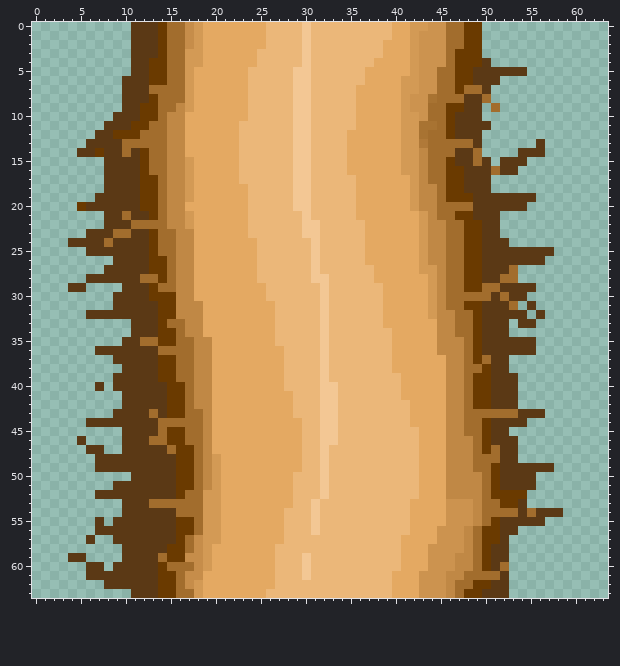
One commit to this pixel-art sprite: Assets/Sprites/root1.png. Above: the version before the commit.
The file is 64x64 pixels. Colours within 5 levels of each other are drawn and written as one.
Once edited:
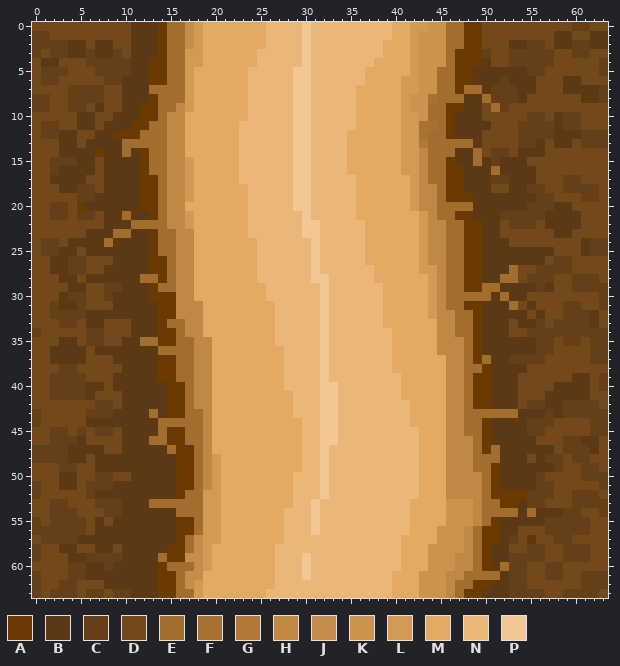
Palette (. is transparent): A #6a3a00  B #5b3915  C #653f17  D #73481b  E #a26d2d  F #a87332  G #b07938  H #c08845  J #c68d4a  K #cc934f  L #d39a55  M #e4a962  N #ebb779  P #f3c794
Author's note on the commit: Add background to roots
Difference:
y 0: x 0..10 ........... -> DDDDDDDDDDD; x 50..63 .............. -> DDDDDDDDDDCCDD
y 1: x 0..10 ........... -> CCDDDDDDDDD; x 50..63 .............. -> DDDDDDDDBBDDBB
y 2: x 0..10 ........... -> CCCCBBDBBDD; x 50..63 .............. -> DDDBBCCDBBCCBB
y 3: x 0..10 ........... -> CDCCBBCBBCD; x 50..63 .............. -> CDDCCCCCDDCCDD
y 4: x 0..10 ........... -> DBBDDDCCCCC; x 51..63 ............. -> DDCCCCCDDDDDC
y 5: x 0..10 ........... -> DCCCDDDCCCC; x 55..63 ......... -> CCDDDDDDC
y 6: x 0..9 .......... -> DCCDDDDDCC; x 52..63 ............ -> CBBBDDDBBDDD
y 7: x 0..9 .......... -> DDDDCCCCDD; x 51..63 ............. -> CCCBBDDDBBBBC
y 8: x 0..9 .......... -> CCDDCCCCDD; x 51..63 ............. -> CCCBDDDDDDBBC
y 9: x 0..9 .......... -> CCDDCCDBDD; x 50 . -> D; x 52..63 ............ -> CDDDDDDDDDDD
y 10: x 0..8 ......... -> DDDDDBBDD; x 50..63 .............. -> DDDDDCCDBCCDDD
y 11: x 0..7 ........ -> DCCDDBBD; x 51..63 ............. -> DDDCCCCBCCDDD
y 12: x 0..6 ....... -> DCCBBDD; x 50..63 .............. -> DDDDCCCCBBBCCC
y 13: x 0..5 ...... -> DDDBBD; x 50..55 ...... -> DDDDCC; x 57..63 ....... -> DBBDCCC
y 14: x 0..4 ..... -> DDDBB; x 50..53 .... -> DCCD; x 57..63 ....... -> DDDDDDD
y 15: x 0..7 ........ -> DDCCCBBD; x 51 . -> C; x 55..63 ......... -> DDDDDDDDD
y 16: x 0..7 ........ -> DDCBBBBD; x 54..63 .......... -> BBDDDDDDDD
y 17: x 0..7 ........ -> DDBBBBDD; x 51..63 ............. -> CCBBBDDDCCDDD
y 18: x 0..7 ........ -> DDDBBCCD; x 51..63 ............. -> DDBBCCDDCCCCD
y 19: x 0..6 ....... -> DDDDDCC; x 56..63 ........ -> CCDDDCCD
y 20: x 0..4 ..... -> DDCCD; x 55..63 ......... -> CCCBBDDDD
y 21: x 0..7 ........ -> DDCCDCCD; x 52..63 ............ -> CCCCCBBBBDDD
y 22: x 0..7 ........ -> DDDDDDDD; x 52..63 ............ -> DCCCDBBBBDDD
y 23: x 0..5 ...... -> DDDDDD; x 52..63 ............ -> DDDDDDBBDDDD
y 24: x 0..3 .... -> DCCD; x 53..63 ........... -> DDDDDDDDBCC
y 25: x 0..5 ...... -> DCCBBD; x 58..63 ...... -> DDDBCC
y 26: x 0..8 ......... -> DDBBCCDDD; x 57..63 ....... -> DCCDDDD
y 27: x 0..7 ........ -> DDBBCCDD; x 54..63 .......... -> DDCCCCDDDD
y 28: x 0..5 ...... -> DDDBBD; x 54..63 .......... -> DCCCDDCCCD
y 29: x 0..3 .... -> DDDD; x 6..9 .... -> DDCC; x 56..63 ........ -> CBDDCCCC
y 30: x 0..8 ......... -> DDDBCCDDC; x 55..63 ......... -> DDDDDDDDC
y 31: x 0..8 ......... -> DDCBBCDDD; x 54 . -> D; x 56..63 ........ -> DDDCCDDC
y 32: x 0..5 ...... -> DDCCCC; x 55 . -> D; x 57..63 ....... -> DDCCCBD
y 33: x 0..10 ........... -> DDDCCDBBDDD; x 53 . -> D; x 56..63 ........ -> CDCCCCBD
y 34: x 0..10 ........... -> CDDDDDCCDDD; x 53..63 ........... -> DDCCCCCCCCC
y 35: x 0..9 .......... -> DDDBBDCCDD; x 56..63 ........ -> CCDCCDCC
y 36: x 0..6 ....... -> DDBBBBD; x 56..63 ........ -> CCDDDDCC
y 37: x 0..8 ......... -> DDBBBBDDD; x 53..63 ........... -> CCCCDDDDDCC
y 38: x 0..9 .......... -> DDDCCDDDDD; x 53..63 ........... -> BBDDDDDDDDD
y 39: x 0..8 ......... -> DDCCCCDDD; x 54..63 .......... -> DDDDDDBBDC
y 40: x 0..6 ....... -> DDCCCCB; x 8 . -> D; x 54..63 .......... -> DDDDBBBBDC
y 41: x 0..9 .......... -> DDCCCCBDDD; x 54..63 .......... -> DDDBBBBBDD
y 42: x 0..9 .......... -> DDDDDDDCCD; x 54..63 .......... -> DCCBBCCCCD
y 43: x 0..8 ......... -> CDDDDDCCC; x 57..63 ....... -> CBCCCCC
y 44: x 0..5 ...... -> CDDDDD; x 55..63 ......... -> CCCDDDDCC
y 45: x 0..9 .......... -> DDCCDCDCCD; x 53..63 ........... -> BBCCDDDDDCC
y 46: x 0..4 ..... -> DDCCC; x 6..9 .... -> DDDD; x 54..63 .......... -> BBDDDCCBBD
y 47: x 0..5 ...... -> CCCCBB; x 8..9 .. -> DD; x 54..63 .......... -> BBBBDCCCBD
y 48: x 0..6 ....... -> CCCCBBD; x 54..63 .......... -> BDBCCDCCDD
y 49: x 0..6 ....... -> DDDCCDD; x 58..63 ...... -> CDDCCD
y 50: x 0..10 ........... -> DDDBBDDCCDD; x 56..63 ........ -> CDDDDCCC
y 51: x 0..8 ......... -> CDDBBDCCC; x 56..63 ........ -> CCDDDDDC
y 52: x 0..6 ....... -> CDDDDDC; x 55..63 ......... -> CCCDDCCCD
y 53: x 0..9 .......... -> DDCCDDDCCC; x 55..63 ......... -> CCDDDCCCC
y 54: x 0..9 .......... -> DDCCCDDDCC; x 59..63 ..... -> CCDDC
y 55: x 0..6 ....... -> CDCCCCD; x 8 . -> D; x 57..63 ....... -> CCCCCDD
y 56: x 0..6 ....... -> CCCCCCD; x 54..63 .......... -> DDDCCCCCDD
y 57: x 0..5 ...... -> DCCCCB; x 7..8 .. -> BB; x 53..63 ........... -> CDBDDCCDDDD
y 58: x 0..9 .......... -> CDDBBDDBBD; x 53..63 ........... -> DDCCDDCCCDD
y 59: x 0..3 .... -> CDDD; x 6..9 .... -> CCCC; x 53..63 ........... -> CCCCDDCCCDD
y 60: x 0..5 ...... -> DDDDCC; x 8 . -> C; x 53..63 ........... -> CCDDCCDDDDD
y 61: x 0..5 ...... -> CDDDCC; x 53..63 ........... -> CCDDCCDDCCC
y 62: x 0..7 ........ -> CDDCCDDD; x 53..63 ........... -> CCDDDDDDCCC
y 63: x 0..10 ........... -> CDCCCDCCDCC; x 53..63 ........... -> CCCCDDCCCCD
Changed places in both pictures, as pixel boxes (x1, y1, x2, y2):
added: (32, 22, 131, 598)
added: (482, 22, 608, 598)
